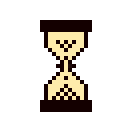
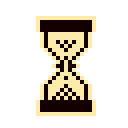
Layered file, before and after one edit (128x128). Changes by layer:
renamed "Background" to "watch.png", painted on it over [36, 16, 96, 116]
